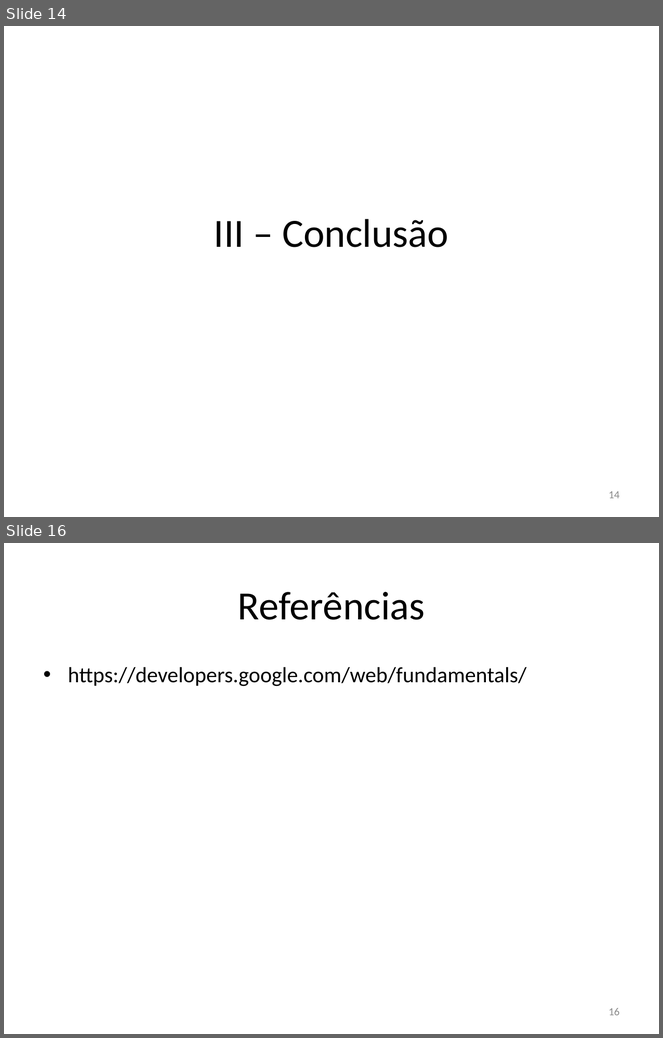
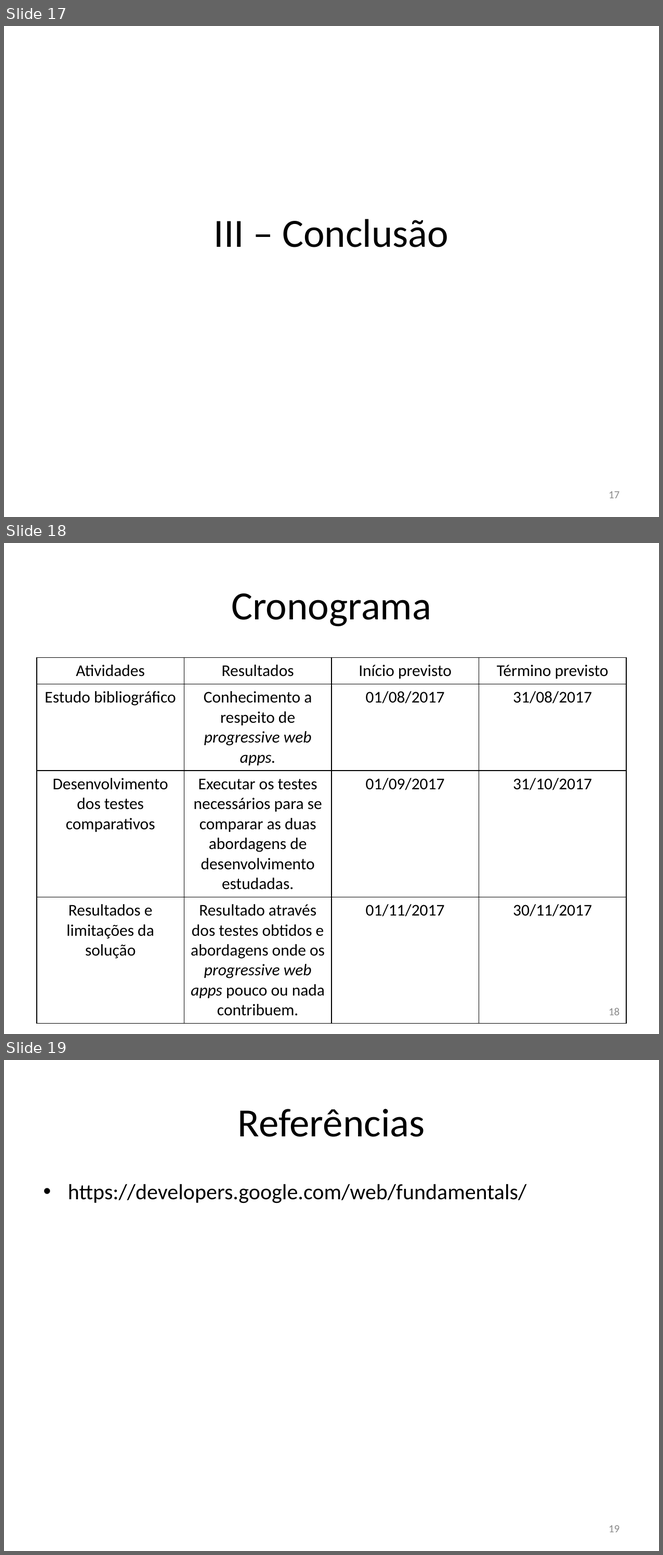
Before and after one commit to rfc410/tcc, a slide deck: apresentacao.pptx. Shown one above the other, each under a label of ours: slides 14 and 16 before the commit, slides 17, 18 and 19 after it; the slides between them are not shown. The pictures are 663x1038 and 663x1555 pixels, drawn with LibreOffice and Linux fonts; fonts in the diff are those of the drawing. Boxes give left, top, right and bottom in pixels: in the first picture for what was removed or moved away, otherwise in the second. Text is boxed around its words. In the diff, an @@ line names an element or a change of style, - is before the commit and + after.

```diff
--- a/apresentacao.pptx
+++ b/apresentacao.pptx
@@ slide 18 added at box(4, 543, 659, 1034), background #FFFFFF @@
@@ title added at box(231, 593, 431, 627), 44 pt, text #000000 @@
+Cronograma
@@ table added at box(37, 657, 626, 1019), 4 rows, 4 columns @@
+Atividades | Resultados | Início previsto | Término previsto
+Estudo bibliográfico | Conhecimento a respeito de progressive web apps. | 01/08/2017 | 31/08/2017
+Desenvolvimento dos testes comparativos | Executar os testes necessários para se comparar as duas abordagens de desenvolvimento estudadas. | 01/09/2017 | 31/10/2017
+Resultados e limitações da solução | Resultado através dos testes obtidos e abordagens onde os progressive web apps pouco ou nada contribuem. | 01/11/2017 | 30/11/2017
@@ page number added at box(609, 1008, 620, 1016), 12 pt, text #8C8C8C @@
+18
@@ what was slide 14 is now slide 17 @@
@@ page number at box(609, 491, 620, 499): text changed @@
-14
+17
@@ what was slide 16 is now slide 19 @@
@@ page number at box(609, 1525, 620, 1533): text changed @@
-16
+19
```
Also in this commit, not shown: 4 slides changed, 3 other slides added, 1 slide removed.
